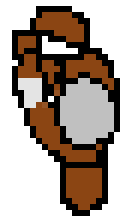
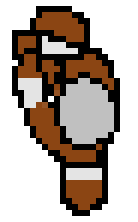
The second w=138, h=222 image is a revision of the first. Changes to its layers:
painted on "Layer 1" over <box>42,36,102,180</box>
